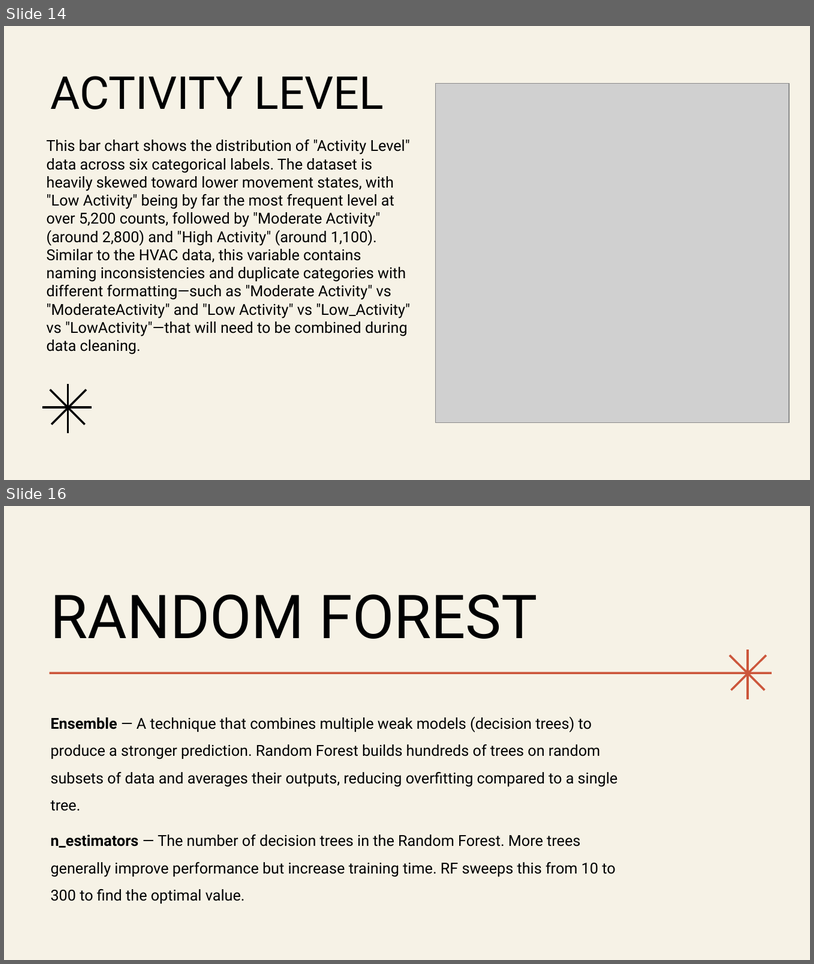
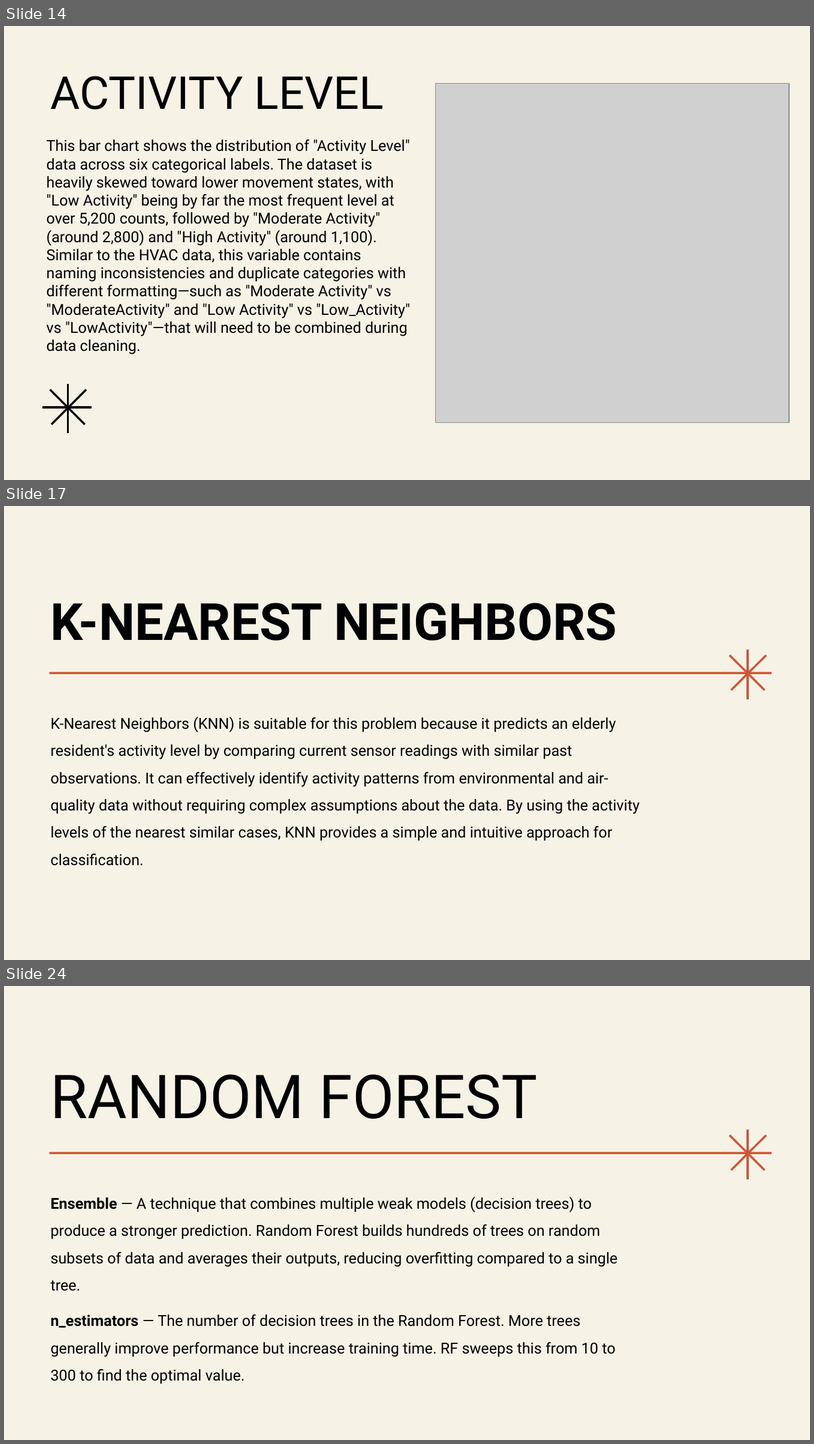
Before and after one commit to cucucumber789-svg/EGT309_T2_Chickenpie, a slide deck: EGT309 Presentation.pptx. Shown one above the other, each under a label of ours: slides 14 and 16 before the commit, slides 14, 17 and 24 after it; the slides between them are not shown. The pictures are 814x964 and 814x1444 pixels, drawn with LibreOffice and Linux fonts; fonts in the diff are those of the drawing; grey boxes stand for pictures. Boxes give left, top, right and bottom in pixels: in the first picture for what was removed or moved away, otherwise in the second. Text is boxed around its words. In the diff, an @@ line names an element or a change of style, - is before the commit and + after.

```diff
--- a/EGT309 Presentation.pptx
+++ b/EGT309 Presentation.pptx
@@ slide 17 added at (4,506,810,960), background #F6F2E6; not listed: 4 template elements that a slide beside it also shows @@
@@ title added at (51,603,617,640), 61 pt, text #000102, bold @@
+K-NEAREST NEIGHBORS
@@ text added at (51,717,640,865), 18 pt, text #000102 @@
+K-Nearest Neighbors (KNN) is suitable for this problem because it predicts an elderly resident's activity level by comparing current sensor readings with similar past observations. It can effectively identify activity patterns from environmental and air-quality data without requiring complex assumptions about the data. By using the activity levels of the nearest similar cases, KNN provides a simple and intuitive approach for classification.
@@ what was slide 16 is now slide 24 @@
```
Also in this commit, not shown: 1 slide changed, 7 other slides added, 1 other file.
